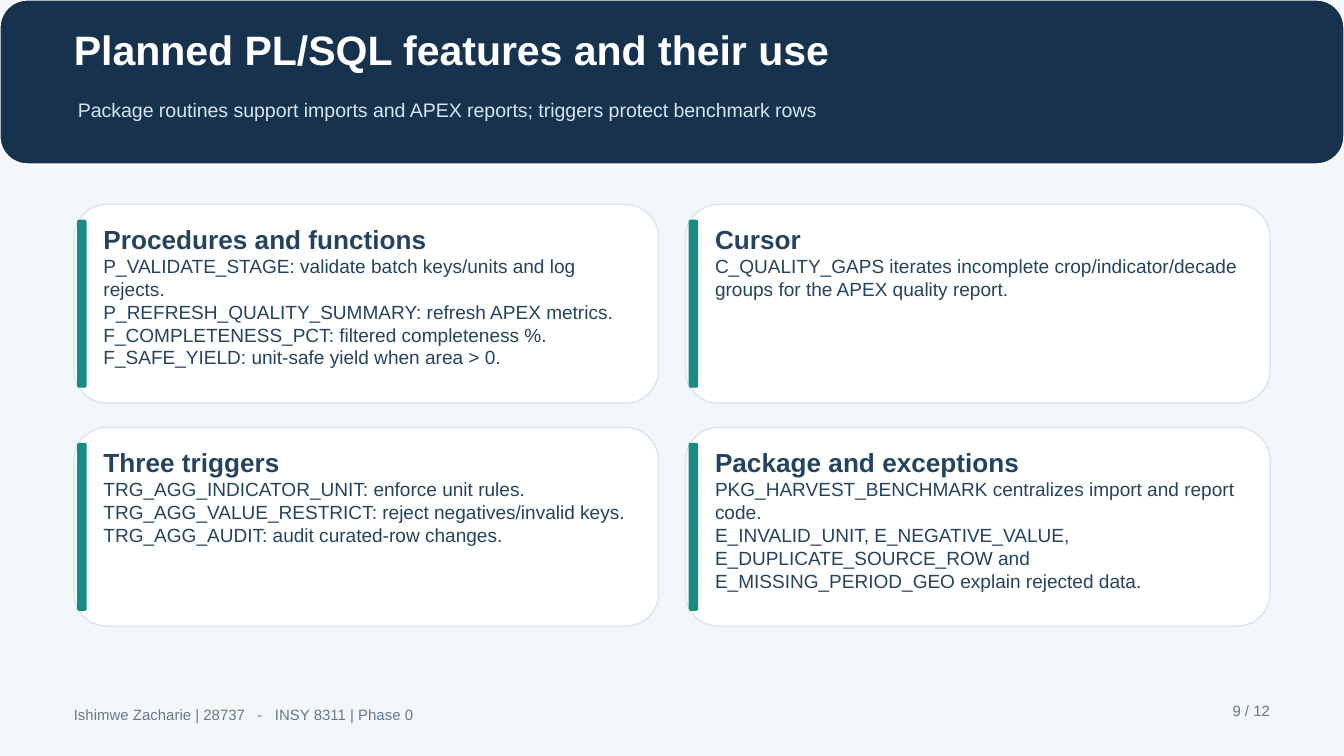
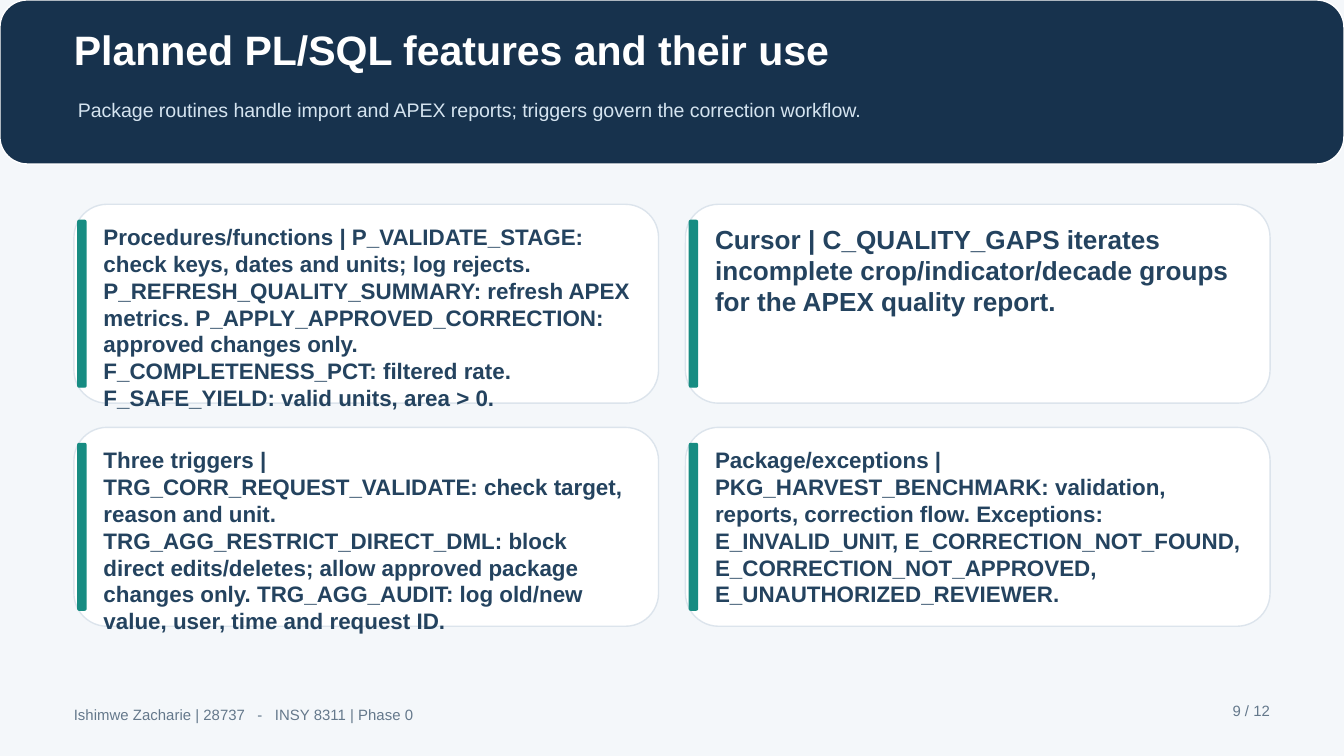
Before and after one commit to ishimwezacharie1-netizen/ishimwe_28737_agri_harvest, a slide deck: slide 9 of docs/presentation/Phase0_Presentation.pptx. Drawn at 1344x756 pixels with LibreOffice and Linux fonts; fonts in the diff are those of the drawing. Boxes give left, top, right and bottom in pixels: in the first picture for what was removed or moved away, otherwise in the second. Text is boxed around its words. In the diff, an @@ line names an element or a change of style, - is before the commit and + after.

```diff
--- a/docs/presentation/Phase0_Presentation.pptx
+++ b/docs/presentation/Phase0_Presentation.pptx
@@ text at <box>78,103,861,121</box>: text changed @@
-Package routines support imports and APEX reports; triggers protect benchmark rows
+Package routines handle import and APEX reports; triggers govern the correction workflow.
@@ text at <box>103,228,630,410</box>: text changed; size 10.2 to 12 pt; bold on @@
-Procedures and functions
-P_VALIDATE_STAGE: validate batch keys/units and log rejects.
-P_REFRESH_QUALITY_SUMMARY: refresh APEX metrics.
-F_COMPLETENESS_PCT: filtered completeness %. F_SAFE_YIELD: unit-safe yield when area > 0.
+Procedures/functions | P_VALIDATE_STAGE: check keys, dates and units; log rejects. P_REFRESH_QUALITY_SUMMARY: refresh APEX metrics. P_APPLY_APPROVED_CORRECTION: approved changes only. F_COMPLETENESS_PCT: filtered rate. F_SAFE_YIELD: valid units, area > 0.
@@ text at <box>715,230,1228,317</box>: text changed; size 10.2 to 14 pt; bold on @@
-Cursor
-C_QUALITY_GAPS iterates incomplete crop/indicator/decade groups for the APEX quality report.
+Cursor | C_QUALITY_GAPS iterates incomplete crop/indicator/decade groups for the APEX quality report.
@@ text at <box>103,451,622,634</box>: text changed; size 10.2 to 12 pt; bold on @@
-Three triggers
-TRG_AGG_INDICATOR_UNIT: enforce unit rules.
-TRG_AGG_VALUE_RESTRICT: reject negatives/invalid keys.
-TRG_AGG_AUDIT: audit curated-row changes.
+Three triggers | TRG_CORR_REQUEST_VALIDATE: check target, reason and unit. TRG_AGG_RESTRICT_DIRECT_DML: block direct edits/deletes; allow approved package changes only. TRG_AGG_AUDIT: log old/new value, user, time and request ID.
@@ text at <box>715,451,1240,605</box>: text changed; size 10.2 to 12 pt; bold on @@
-Package and exceptions
-PKG_HARVEST_BENCHMARK centralizes import and report code.
-E_INVALID_UNIT, E_NEGATIVE_VALUE, E_DUPLICATE_SOURCE_ROW and E_MISSING_PERIOD_GEO explain rejected data.
+Package/exceptions | PKG_HARVEST_BENCHMARK: validation, reports, correction flow. Exceptions: E_INVALID_UNIT, E_CORRECTION_NOT_FOUND, E_CORRECTION_NOT_APPROVED, E_UNAUTHORIZED_REVIEWER.
```
Also in this commit, not shown: 10 other slides changed, 6 other files.
